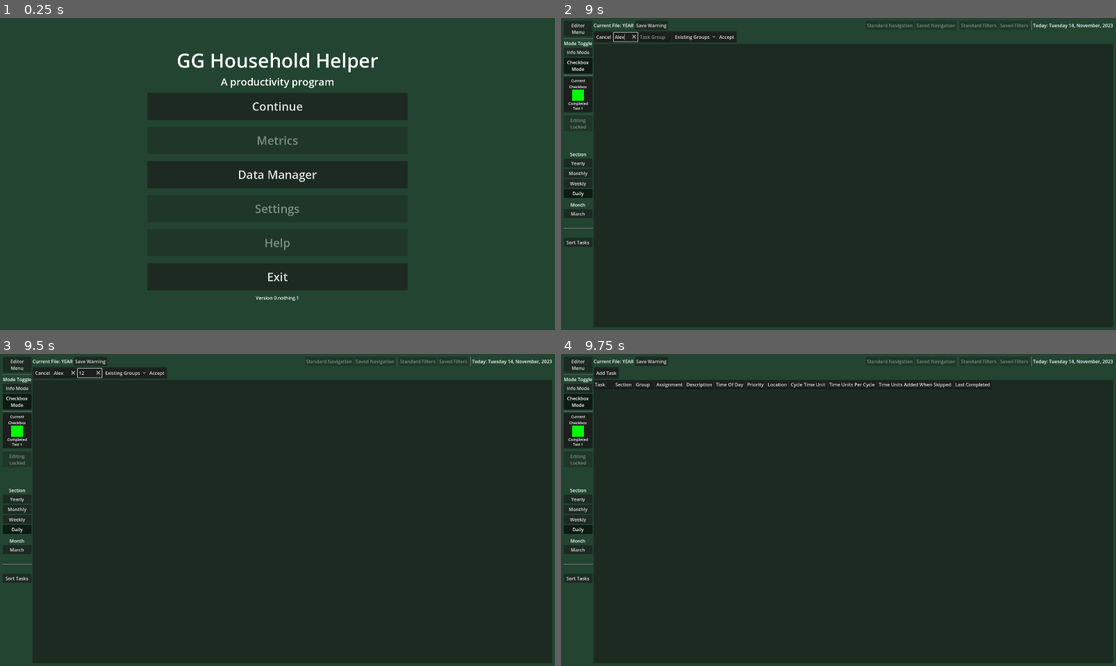
Above: before the commit, frames 1-4 (two rows, left to right).
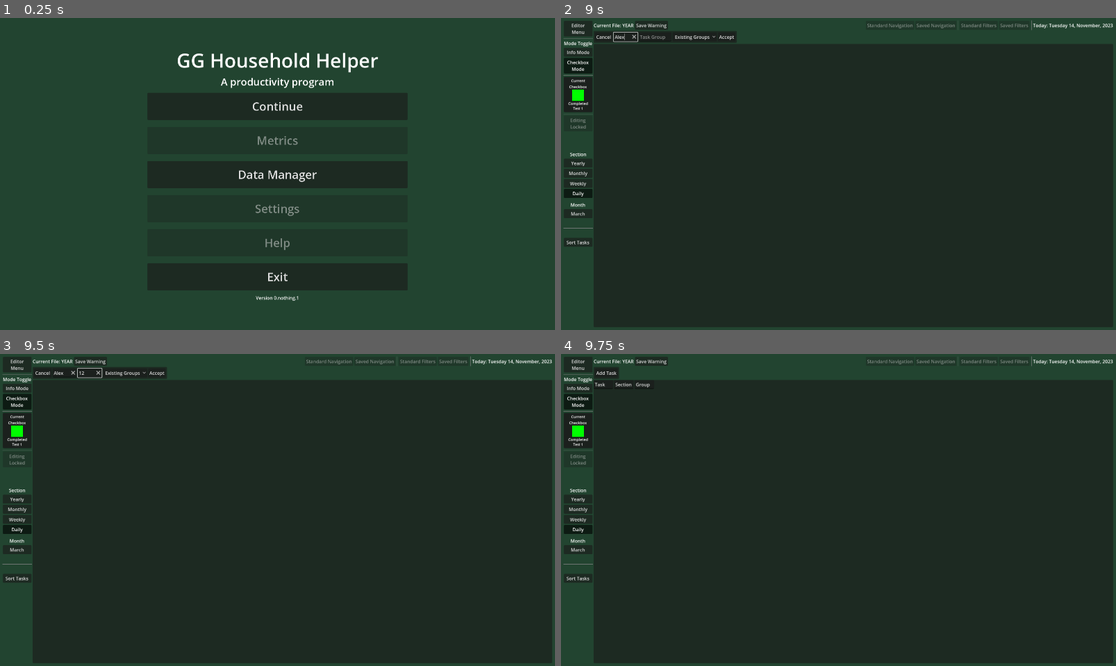
Above: after the commit, the same moments.

Repository: Phoenix-Greenleaf/GG-Household-Helper
Game: Godot game, scene res://scenes/main_menu.tscn
The game is run twice, just before and just after one commit, with the same random seed, the same clock (stepped at 60 frames per second) and the same inputs.
Inputs (mouse positions are in pixels of both pictures, inside the frame that each line leads up to):
- Up to frame 1 (0.25 s): no input
- Up to frame 2 (9 s): click "Continue" at 0.5 s; click "Info Mode" at 1.25 s; click "Checkbox Mode" at 2 s; click "Yearly" at 2.75 s; click "Monthly" at 3.5 s; click "Weekly" at 4.25 s; click "Daily" at 5 s; click "January" at 5.75 s; click "Sort Tasks" at 6.5 s; click "March" at 7.25 s; click "Add Task" at 8 s; click (627, 36) at 8.77 s; type "Alex" at 8.85 s
- Up to frame 3 (9.5 s): click (99, 372) at 9 s; type "12" at 9.08 s
- Up to frame 4 (9.75 s): click "Accept" at 9.5 s

Frames 1-3 are identical in both runs. In frame 4, 0.4% of the frame differs, in the area x 17-78%, y 9-11%.
Error before the commit: Invalid access to property or key 'spreadsheet_day_data' on a base object of type 'Nil'. (res://gui/task_spreadsheet/task_spreadsheet_grid_container.gd:118)
Error after the commit: Invalid access to property or key 'spreadsheet_day_data' on a base object of type 'Nil'. (res://gui/task_spreadsheet/task_spreadsheet_grid_container.gd:140)

Commit message:
Checkbox / Info modes toggle success
The toggling of info and checkbox modes now swap visibilities of their groups. Toggleing also resizes the grid so cells are still lined up.

Diff:
--- a/gui/task_spreadsheet/task_spreadsheet_grid_container.gd
+++ b/gui/task_spreadsheet/task_spreadsheet_grid_container.gd
@@ -15,11 +15,13 @@
 var text_cell = preload("res://gui/task_spreadsheet/cells/text_cell.tscn")
 
 var row_group : String = ""
-var header_size : int
 var blank_counter : int = 0
 var section_dropdown_items : Array
 var time_of_day_dropdown_items : Array
 var priority_dropdown_items : Array
+var full_header_size : int
+var info_header_size : int
+var checkbox_header_size : int
 
 
 func _ready() -> void:
@@ -39,10 +41,30 @@
 	if DataGlobal.current_tasksheet_data:
 		data_for_spreadsheet = DataGlobal.current_tasksheet_data
 	SignalBus._on_current_tasksheet_data_changed.connect(update_grid_spreadsheet)
+	SignalBus._on_editor_mode_changed.connect(toggle_info_checkbox_modes)
 
 
 func test_spreadsheet_initialization() -> void:
 	pass
+
+
+func toggle_info_checkbox_modes() -> void:
+	var info_group : Array[Node] = get_tree().get_nodes_in_group("Info")
+	var checkbox_group : Array[Node] = get_tree().get_nodes_in_group("Checkbox")
+	if DataGlobal.current_toggled_mode == DataGlobal.editor_modes["Info"]:
+		group_visibility(info_group, true)
+		group_visibility(checkbox_group, false)
+	elif DataGlobal.current_toggled_mode == DataGlobal.editor_modes["Checkbox"]:
+		group_visibility(checkbox_group, true)
+		group_visibility(info_group, false)
+	else:
+		prints("Mode toggle has gone wrong")
+	set_grid_columns()
+
+
+func group_visibility(target_group: Array[Node], visibility_bool: bool) -> void:
+	for node_iteration in target_group:
+		node_iteration.visible = visibility_bool
 
 
 func get_dropdown_items_from_global() -> void:
@@ -151,6 +173,7 @@
 		DataGlobal.Section.DAILY:
 			for data_iteration in data_for_spreadsheet.spreadsheet_day_data:
 				create_task_row_cells(data_iteration)
+	toggle_info_checkbox_modes()
 
 
 func _on_sort_tasks_button_pressed() -> void:
@@ -168,6 +191,7 @@
 	create_new_task_data()
 	close_new_task_panel()
 	new_task_field_reset()
+	toggle_info_checkbox_modes()
 
 
 
@@ -197,16 +221,26 @@
 	create_text_cell("Time Units Per Cycle", info) #10
 	create_text_cell("Time Units Added When Skipped", info) #11
 	create_text_cell("Last Completed", info) #12
-
 	var checkbox = "Checkbox"
-	pass #checkboxes
-
-	header_size = self.get_child_count()
+
+	full_header_size = self.get_child_count()
+	info_header_size = get_tree().get_nodes_in_group("Info").size()
+	checkbox_header_size = get_tree().get_nodes_in_group("Checkbox").size()
 	set_grid_columns()
 
 
+
+
 func set_grid_columns() -> void:
-	self.columns = header_size #change with info/cb toggle
+	var header_size : int = 0
+	prints("Header Sizes, Full:", full_header_size, " Info:", info_header_size, " Checkbox:", checkbox_header_size)
+	if DataGlobal.current_toggled_mode == DataGlobal.editor_modes["Info"]:
+		header_size = full_header_size - checkbox_header_size
+	elif DataGlobal.current_toggled_mode == DataGlobal.editor_modes["Checkbox"]:
+		header_size = full_header_size - info_header_size
+	else:
+		prints("Header row size has gone wrong")
+	self.columns = header_size
 	prints("Setting grid to", header_size, "columns.")
 
 
